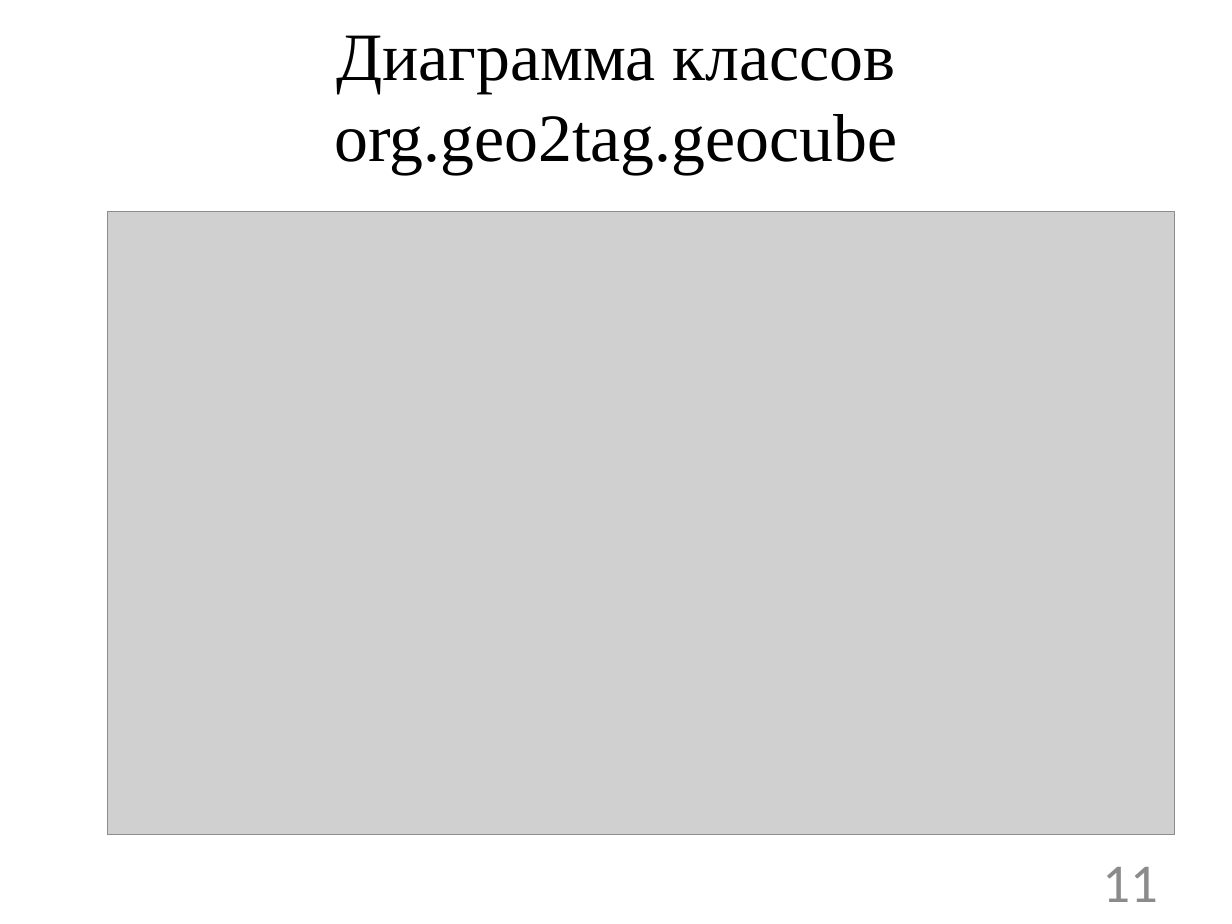
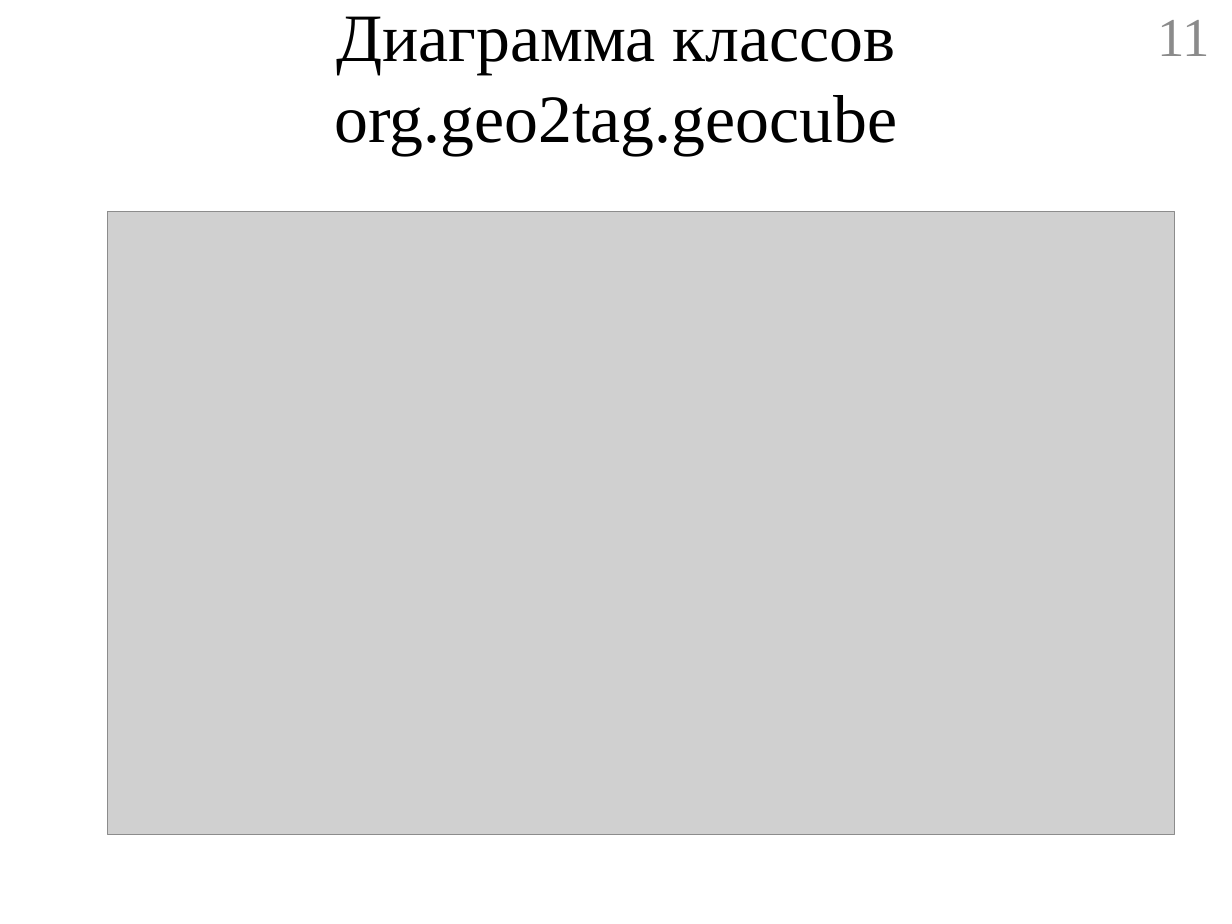
Before and after one commit to geo2tag/geocube, a slide deck: slide 11 of Диплом презентация.pptx. Drawn at 1232x924 pixels with LibreOffice and Linux fonts; fonts in the diff are those of the drawing; grey boxes stand for pictures. Boxes give left, top, right and bottom in pixels: in the first picture for what was removed or moved away, otherwise in the second. Text is boxed around its words. In the diff, an @@ line names an element or a change of style, - is before the commit and + after.

```diff
--- a/Диплом презентация.pptx
+++ b/Диплом презентация.pptx
@@ title "Диаграмма классов org.geo2tag.geocube": place and size @@
-title "Диаграмма классов org.geo2tag.geocube" at <box>334,35,897,174</box>
+title "Диаграмма классов org.geo2tag.geocube" at <box>334,16,897,155</box>
@@ page number: place and size @@
-page number at <box>1102,867,1157,902</box>
+page number at <box>1157,20,1210,56</box>
@@ page number at <box>1157,20,1210,56</box>: font Calibri to Times New Roman @@
```
Also in this commit, not shown: 12 other slides changed, 1 slide added, 3 slides removed, 1 other file.
